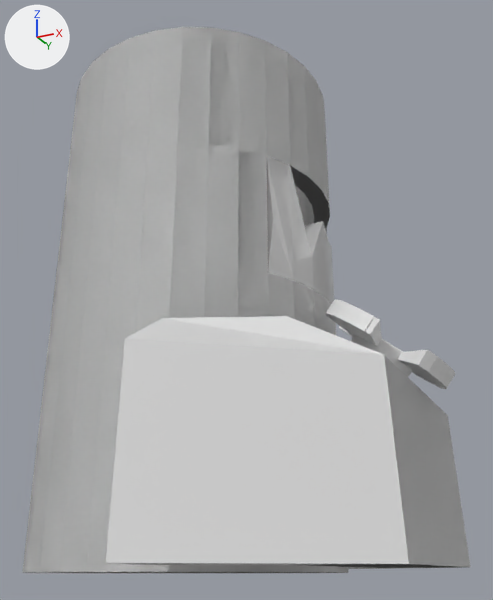
A saved change to the Blender file Assets/Blender Files/reactor_Broken.blend.
One viewpoint serves both versions: a 50 mm camera at (5.02, -8.33, -0.07) aimed at (0.86, -0.01, 3.67). The lights are fixed; the arrows at upper left show +X, +Y and +Z.

The older version as bpy lines, for what is in view:
```python
me_cylinder = bpy.data.meshes.new('Cylinder')
me_cylinder.from_pydata(...)  # 461 vertices, 382 faces; spans x -1.0..1.76, y -1.59..1.0, z -1.0..2.46
me_cylinder_002 = bpy.data.meshes.new('Cylinder.002')
me_cylinder_002.from_pydata(...)  # 30 vertices, 27 faces; spans x 0.705..1.0, y -0.556..0.556, z 0.678..1.508
me_cylinder_002.materials.append(mat_material_001)  # white #e7e7e7
ob_cylinder = bpy.data.objects.new('Cylinder', me_cylinder)
ob_cylinder.location = (0.0, 0.0, 2.05)
ob_cylinder.scale = (2.09, 2.09, 2.09)
_m = ob_cylinder.modifiers.new('Mirror', 'MIRROR')
_m.use_axis = (False, True, False)
ob_cylinder_001 = bpy.data.objects.new('Cylinder.001', me_cylinder_002)
ob_cylinder_001.location = (0.0, 0.0, 2.05)
ob_cylinder_001.scale = (2.09, 2.09, 2.09)
ob_cylinder_001.visible_shadow = False
```
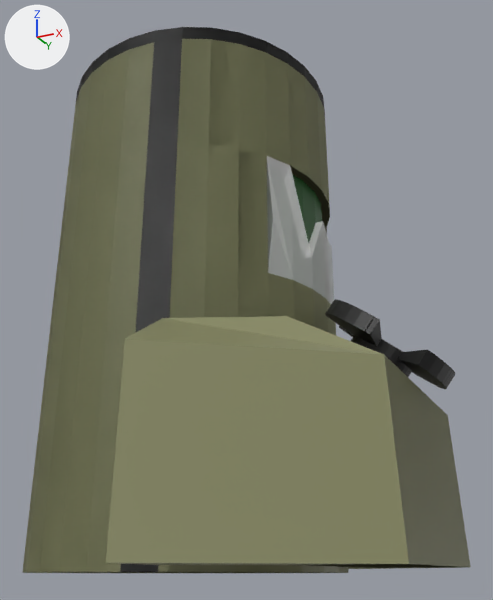
What the commit changed:
Material 'ReactorShell' (mat_reactorshell) is new.
Its base color is (0.27, 0.277, 0.141) (yellow #8e9069).
Material 'Valve' (mat_valve) is new.
Its base color is (0.00867, 0.00867, 0.00867) (black #171717).
Material 'OldReactor' (mat_oldreactor) is new.
Its base color is (0.00575, 0.0767, 0.00754) (dark green #114e15).
me_cylinder is used by ob_cylinder; location (0.0, 0.0, 2.05); scale (2.09, 2.09, 2.09).
me_cylinder had 461 vertices, 382 faces and spanned x -1.0..1.76, y -1.59..1.0, z -1.0..2.46.
me_cylinder now has 557 vertices, 448 faces and spans x -1.0..1.76, y -1.59..1.0, z -1.0..2.46.
me_cylinder part 1: a new loose piece, a 32-sided cylinder along z spanning x -0.94..0.94, y -0.89..0.88, z -0.98..2.31, in mat_oldreactor (dark green #114e15).
Part 2, on me_cylinder:
1 face is deleted.
32 vertices are added at x -0.94..0.94, y -0.94..0.94, z -1.0.
33 new faces join them, mat_reactorshell (yellow #8e8f69).
me_cylinder part 3: 119 faces spanning x -1.0..1.6, y -1.59..1.0, z -1.0..2.46 switch from no material to mat_reactorshell (yellow #8e8f69).
me_cylinder part 4: 256 faces spanning x -1.0..1.76, y -1.0..1.0, z -1.0..2.46 switch from no material to mat_valve (black #171717).
me_cylinder now uses material mat_oldreactor (dark green #114e15).

Boxes (x1, y1, x2, y2) around the edits, measured in the pictures (493 x 600 px):
part 1 of me_cylinder, added (green): after (292, 174, 322, 243)
part 2 of me_cylinder, built on: (24, 572, 343, 573) in both
part 3 of me_cylinder, recoloured (grey to yellow): (22, 39, 471, 573) in both
part 4 of me_cylinder, recoloured (grey to black): (76, 27, 455, 572) in both
